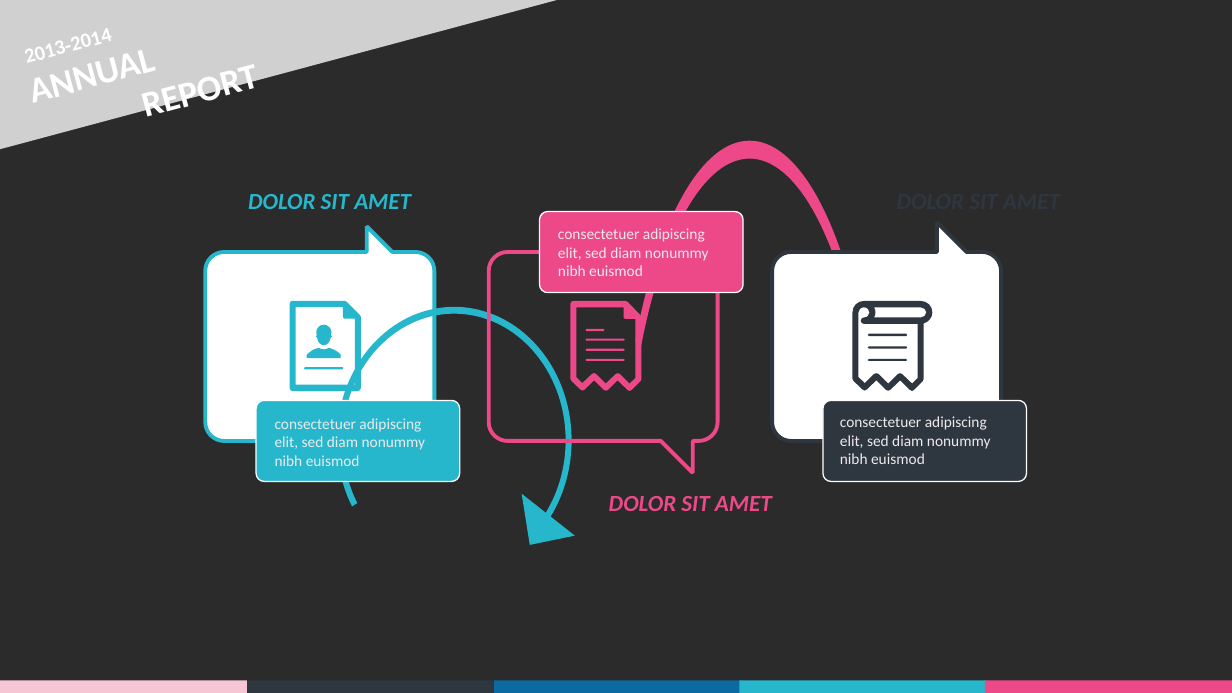
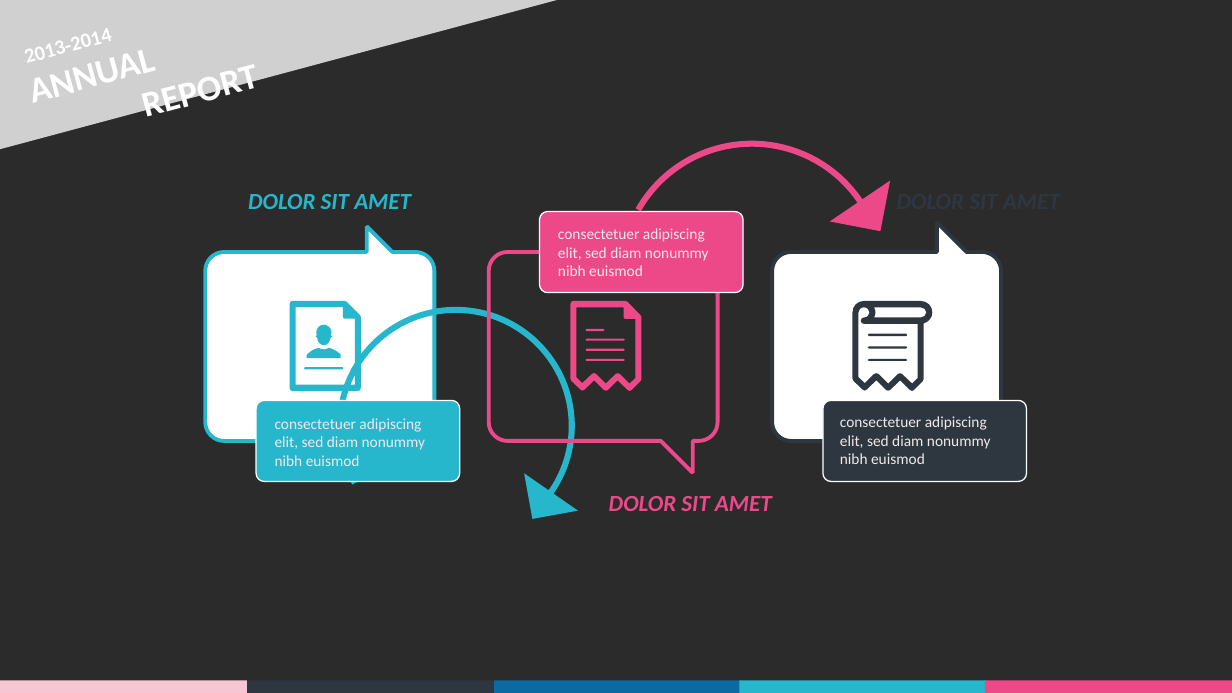
Before and after one commit to PRD2018-G03/PRD2018-G03-SoftwareEngineeringProject, a slide deck: slide 7 of 非受控文档/2_叶柏成/扁平小清新.ppt (slide 8 before the commit). Drawn at 1232x693 pixels with LibreOffice and Linux fonts; fonts in the diff are those of the drawing; grey boxes stand for pictures; background and template pictures are left out; a plain dark background stands for a picture behind light text. Boxes give left, top, right and bottom in pixels: in the first picture for what was removed or moved away, otherwise in the second. Text is boxed around its words. In the diff, an @@ line names an element or a change of style, - is before the commit and + after.

```diff
--- a/非受控文档/2_叶柏成/扁平小清新.ppt
+++ b/非受控文档/2_叶柏成/扁平小清新.ppt
@@ freeform shape at box(618, 140, 885, 407): outline redrawn @@
@@ freeform shape at box(337, 307, 575, 545): outline redrawn @@
```
Also in this commit, not shown: 3 slides added, 6 slides removed.
